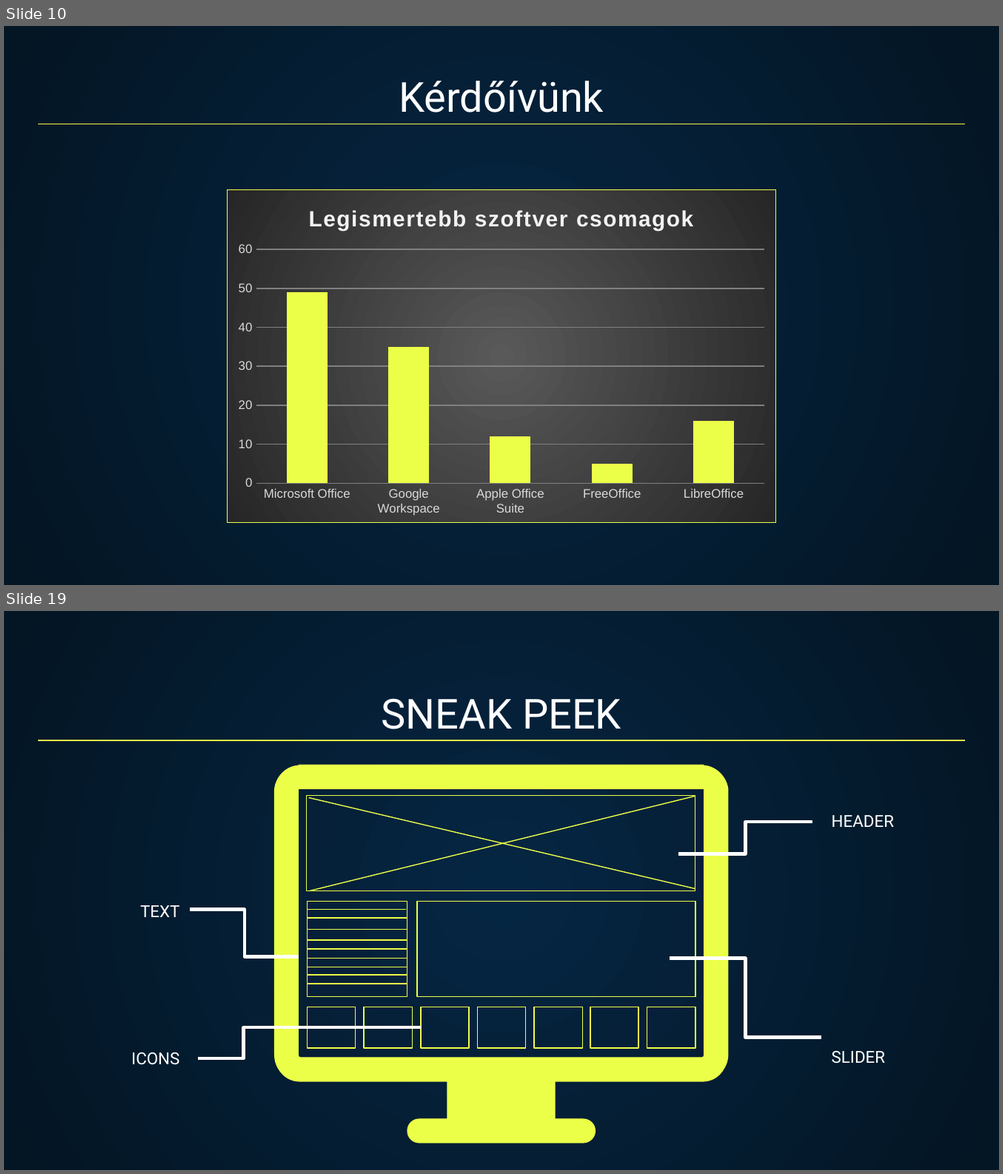
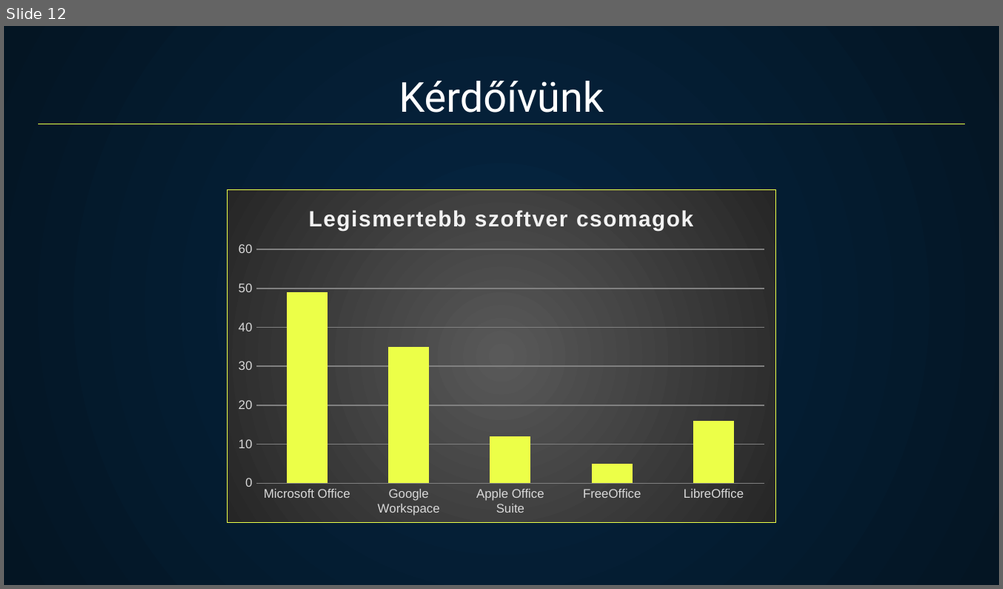
Before and after one commit to Berci5595/Venom, a slide deck: Venom.pptx. Shown one above the other, each under a label of ours: slides 10 and 19 before the commit, slide 12 after it; the slides between them are not shown. The pictures are 1003x1174 and 1003x589 pixels, drawn with LibreOffice and Linux fonts; fonts in the diff are those of the drawing. Boxes give left, top, right and bottom in pixels: in the first picture for what was removed or moved away, otherwise in the second. Text is boxed around its words. In the diff, an @@ line names an element or a change of style, - is before the commit and + after.

```diff
--- a/Venom.pptx
+++ b/Venom.pptx
@@ slide 19 removed at [4, 611, 999, 1170], background gradient #052643 to #041523 @@
@@ title removed at [381, 698, 621, 729] @@
-SNEAK PEEK
@@ line removed from (38, 741) to (965, 741) @@
@@ freeform shape removed at [275, 765, 728, 1144] @@
@@ rectangle removed at [307, 796, 695, 891] @@
@@ line removed from (308, 798) to (695, 889) @@
@@ line removed from (310, 891) to (694, 796) @@
@@ elbow line removed from (678, 854) to (813, 822) @@
@@ title removed at [831, 815, 893, 827] @@
-HEADER
@@ title removed at [140, 906, 179, 917] @@
-TEXT
@@ elbow line removed from (190, 909) to (299, 957) @@
@@ line removed from (307, 909) to (406, 909) @@
@@ rectangle removed at [307, 901, 408, 997] @@
@@ line removed from (307, 918) to (407, 918) @@
@@ rectangle removed at [417, 901, 695, 997] @@
@@ line removed from (307, 929) to (407, 929) @@
@@ line removed from (307, 940) to (407, 940) @@
@@ line removed from (307, 949) to (407, 949) @@
@@ line removed from (307, 958) to (407, 958) @@
@@ elbow line removed from (669, 958) to (822, 1038) @@
@@ line removed from (307, 967) to (407, 967) @@
@@ line removed from (307, 975) to (407, 975) @@
@@ line removed from (307, 984) to (407, 984) @@
@@ group removed at [307, 1007, 695, 1048]: 7 rectangles @@
@@ elbow line removed from (198, 1059) to (421, 1028) @@
@@ title removed at [131, 1053, 179, 1065] @@
-ICONS
@@ title removed at [831, 1051, 885, 1064] @@
-SLIDER
@@ what was slide 10 is now slide 12 @@
```
Also in this commit, not shown: 4 slides added, 12 other slides removed.
